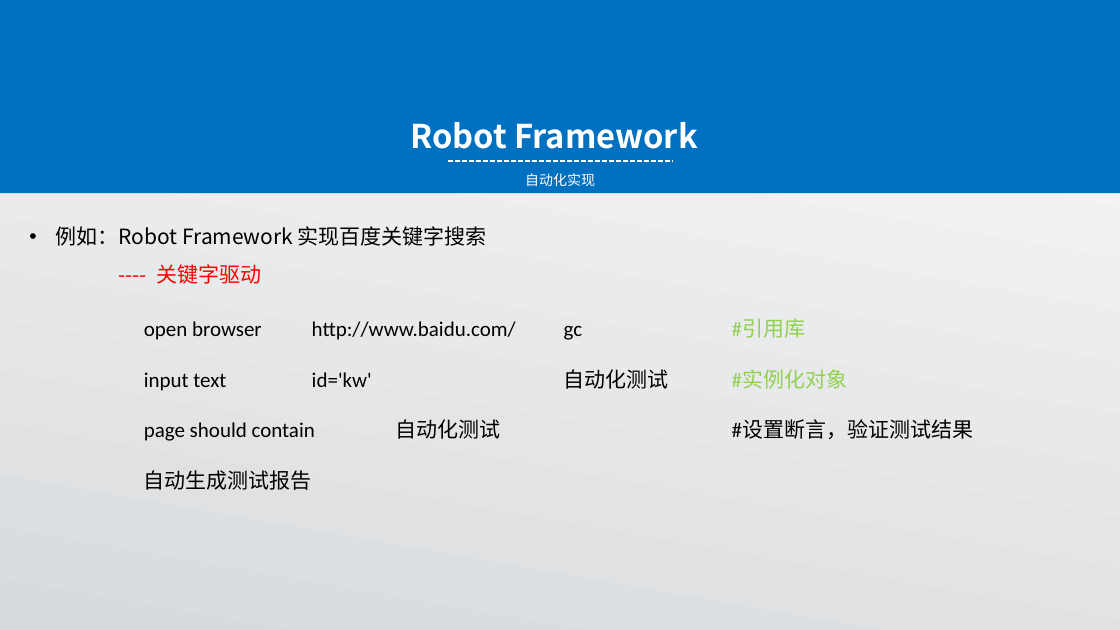
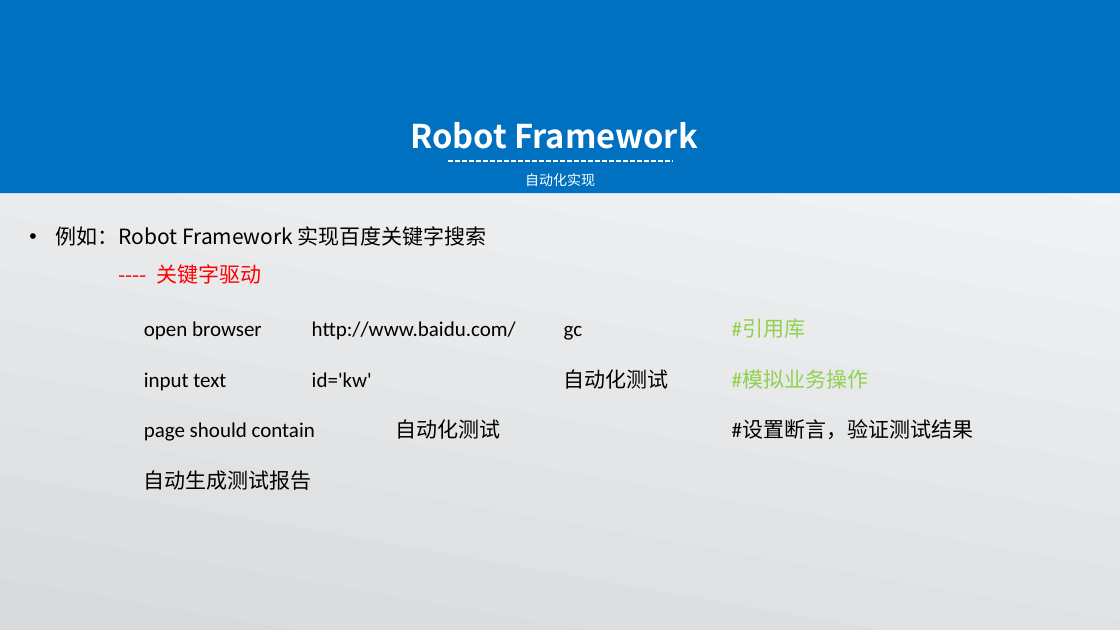
Before and after one commit to TheOneTest/Manage, a slide deck: slide 8 of 演示课件.pptx. Drawn at 1120x630 pixels with LibreOffice and Linux fonts; fonts in the diff are those of the drawing. Boxes give left, top, right and bottom in pixels: in the first picture for what was removed or moved away, otherwise in the second. Text is boxed around its words. In the diff, an @@ line names an element or a change of style, - is before the commit and + after.

```diff
--- a/演示课件.pptx
+++ b/演示课件.pptx
@@ text at [144,369,868,391]: text changed @@
-input text id='kw' 自动化测试 #实例化对象
+input text id='kw' 自动化测试 #模拟业务操作
```
Also in this commit, not shown: 6 other slides changed, 6 other files.
